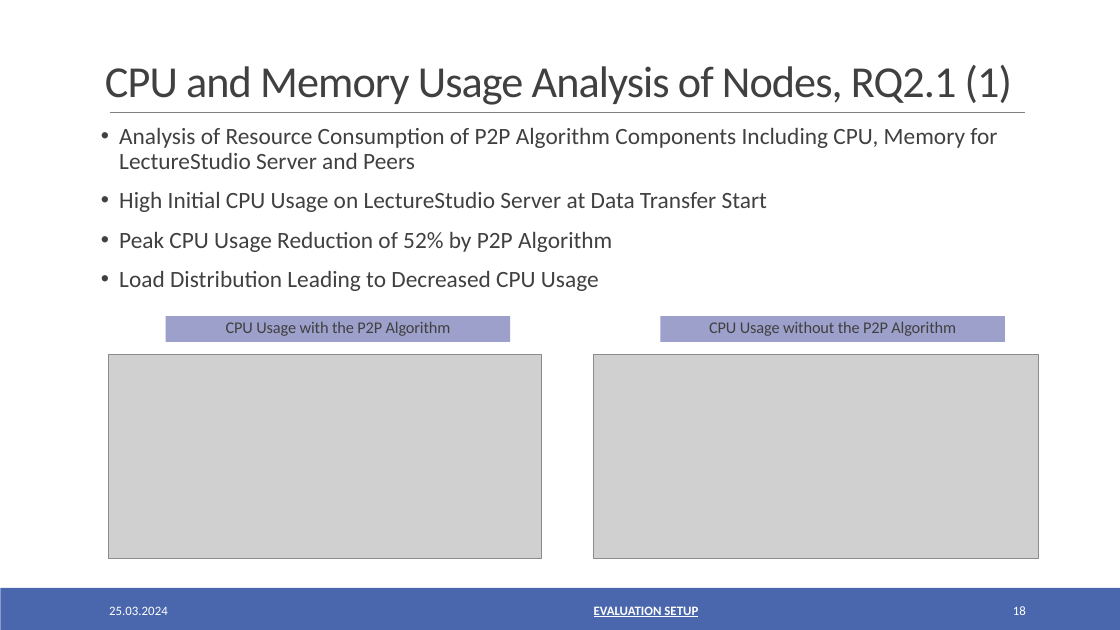
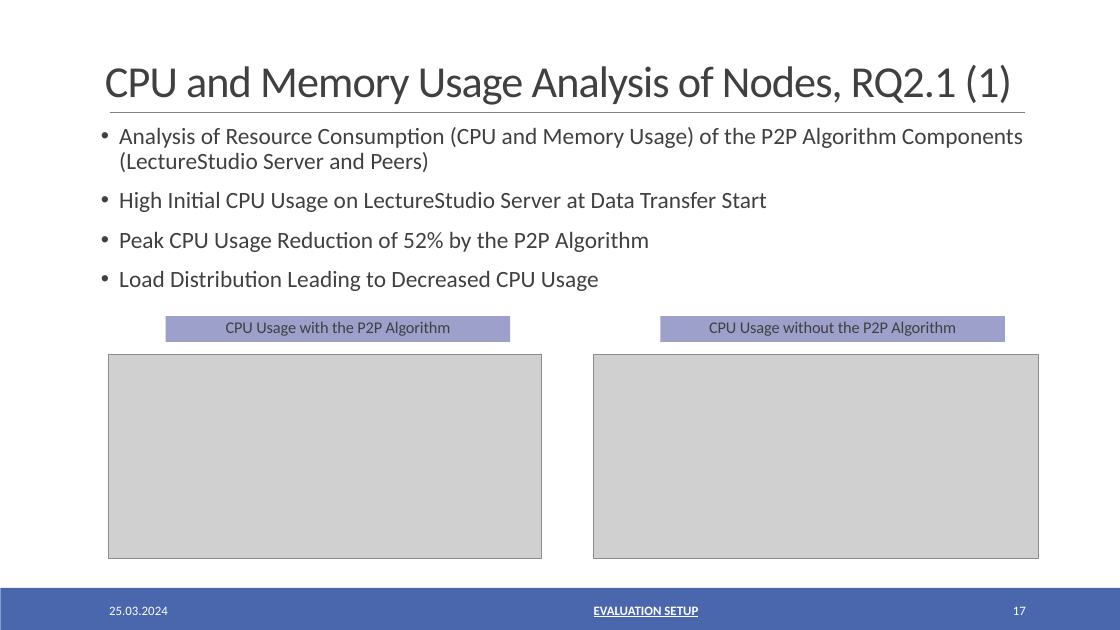
Before and after one commit to oezcankaraca/abschlussvortrag, a slide deck: slide 17 of Abschlussvortrag.pptx (slide 18 before the commit). Drawn at 1120x630 pixels with LibreOffice and Linux fonts; fonts in the diff are those of the drawing; grey boxes stand for pictures. Boxes give left, top, right and bottom in pixels: in the first picture for what was removed or moved away, otherwise in the second. Text is boxed around its words. In the diff, an @@ line names an element or a change of style, - is before the commit and + after.

```diff
--- a/Abschlussvortrag.pptx
+++ b/Abschlussvortrag.pptx
@@ text at <box>119,127,1023,172</box>: text changed @@
-• Analysis of Resource Consumption of P2P Algorithm Components Including CPU, Memory for LectureStudio Server and Peers
+• Analysis of Resource Consumption (CPU and Memory Usage) of the P2P Algorithm Components (LectureStudio Server and Peers)
@@ text at <box>119,232,649,252</box>: text changed @@
-• Peak CPU Usage Reduction of 52% by P2P Algorithm
+• Peak CPU Usage Reduction of 52% by the P2P Algorithm
@@ page number at <box>1013,606,1026,615</box>: text changed @@
-18
+17
```
Also in this commit, not shown: 14 other slides changed, 1 slide removed, 3 other files.
